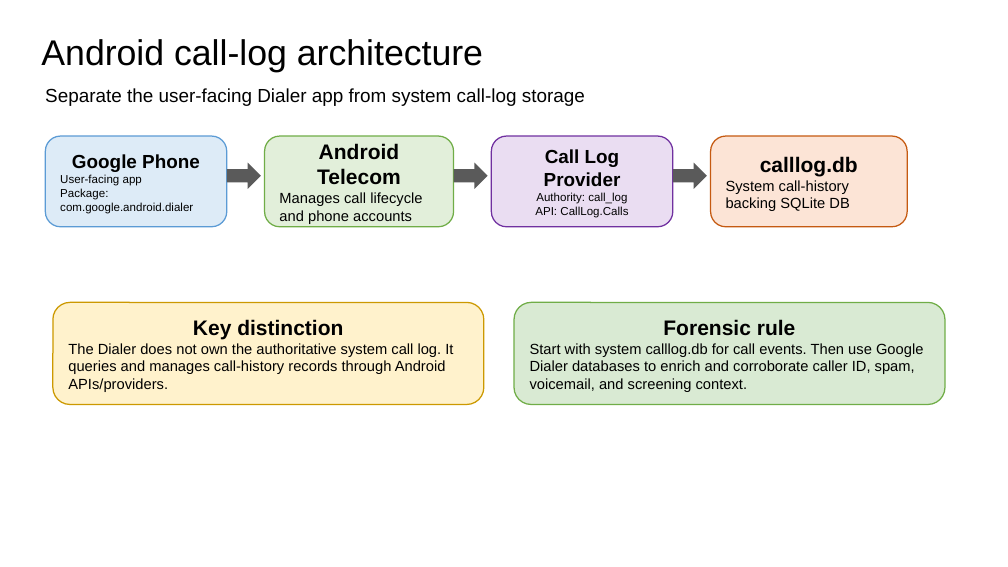
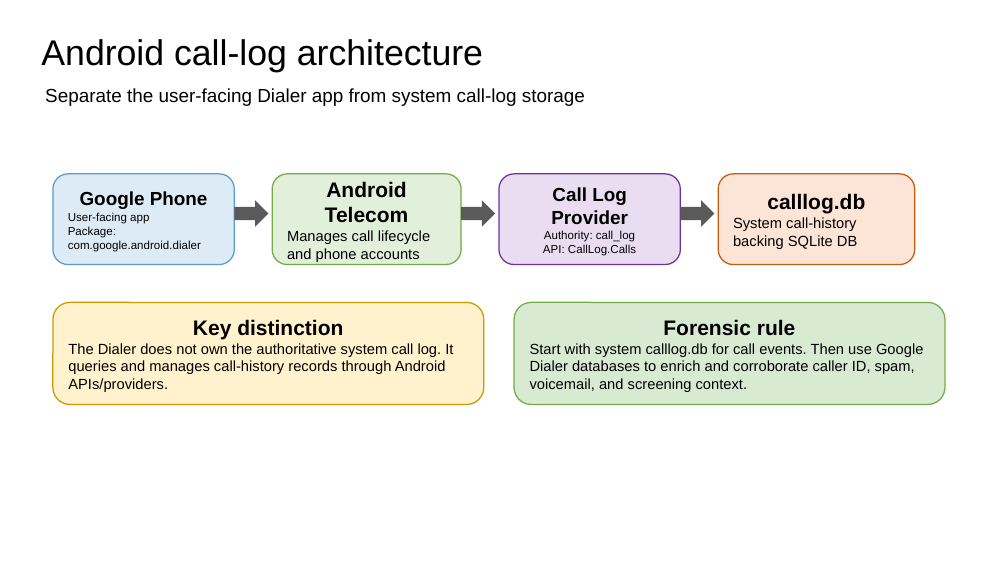
Before and after one commit to frankwxu/digital-forensics-lab, a slide deck: slide 8 of Android10/5_2_2_GMS_App_Investigations_Dialer.pptx (slide 7 before the commit). Drawn at 1008x567 pixels with LibreOffice and Linux fonts; fonts in the diff are those of the drawing; background and template pictures are left out. Boxes give left, top, right and bottom in pixels: in the first picture for what was removed or moved away, otherwise in the second. Text is boxed around its words. In the diff, an @@ line names an element or a change of style, - is before the commit and + after.

```diff
--- a/Android10/5_2_2_GMS_App_Investigations_Dialer.pptx
+++ b/Android10/5_2_2_GMS_App_Investigations_Dialer.pptx
@@ rounded rectangle "Google Phone": place and size @@
-rounded rectangle "Google Phone" at box(45, 136, 227, 227)
+rounded rectangle "Google Phone" at box(53, 174, 234, 265)
@@ 3 rounded rectangles: place and size @@
-3 rounded rectangles at box(265, 136, 907, 227)
+3 rounded rectangles at box(272, 174, 915, 265)
@@ right arrow: place and size @@
-right arrow at box(227, 163, 261, 189)
+right arrow at box(234, 200, 268, 227)
@@ right arrow: place and size @@
-right arrow at box(454, 163, 488, 189)
+right arrow at box(461, 200, 495, 227)
@@ right arrow: place and size @@
-right arrow at box(673, 163, 707, 189)
+right arrow at box(681, 200, 715, 227)
```
Also in this commit, not shown: 3 other slides changed, 3 slides added, 1 slide removed, 1 other file.
